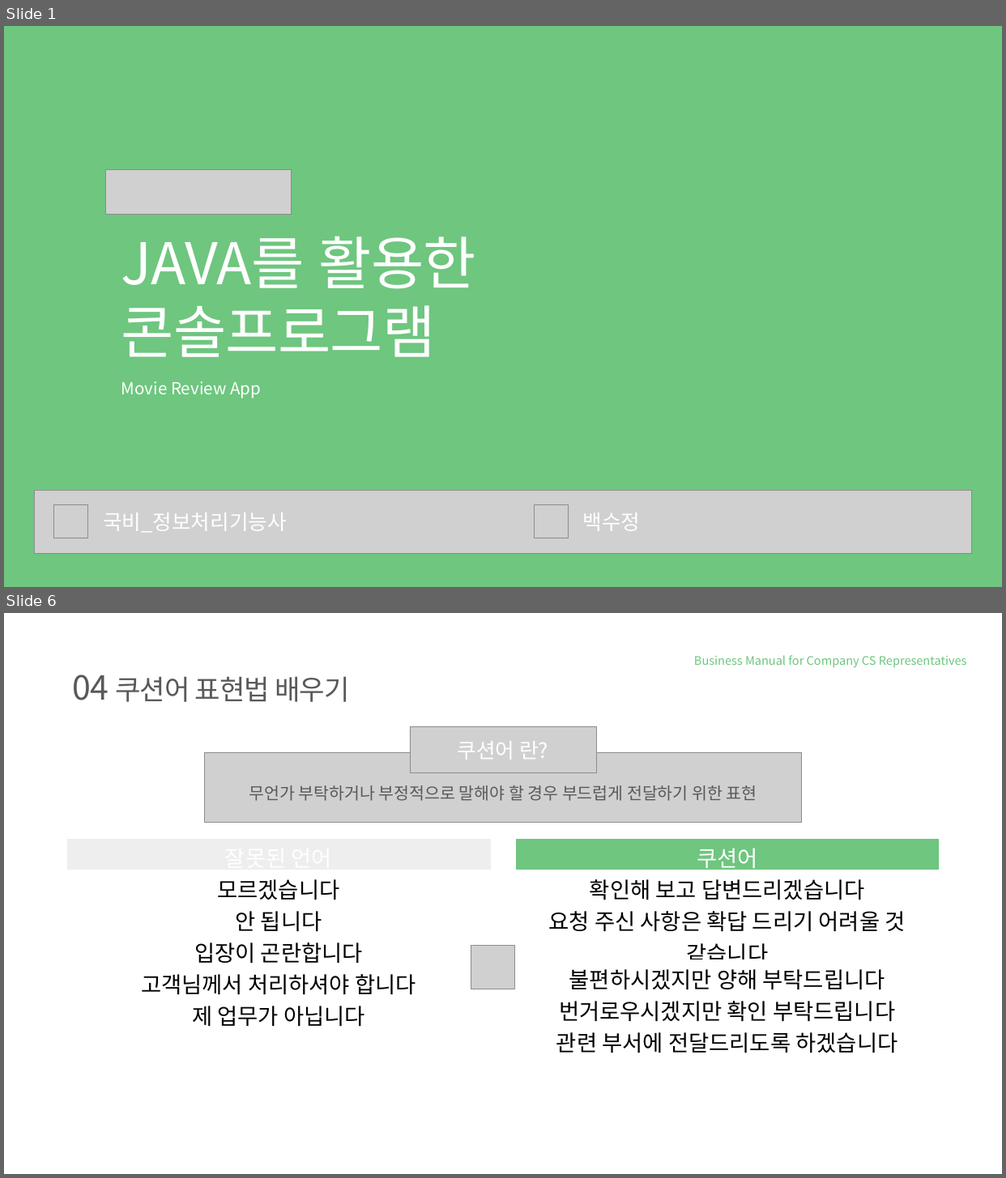
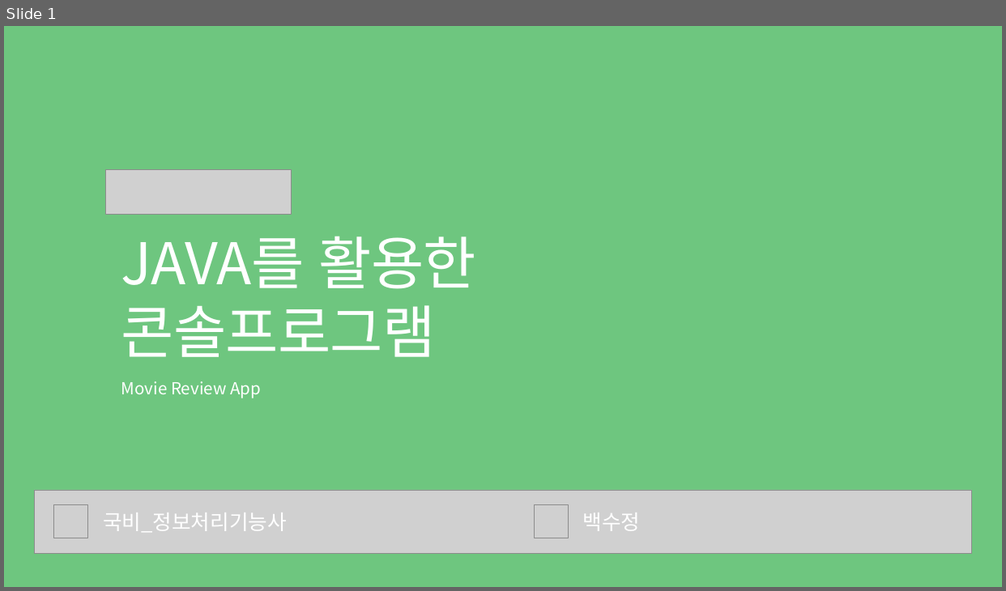
Before and after one commit to tnwjd121/MovieApp, a slide deck: ppt/국비(정보처리기능사)_백수정.pptx. Shown one above the other, each under a label of ours: slides 1 and 6 before the commit, slide 1 after it; the slides between them are not shown. The pictures are 1006x1178 and 1006x591 pixels, drawn with LibreOffice and Linux fonts; fonts in the diff are those of the drawing; grey boxes stand for pictures; background and template pictures are left out. Boxes give left, top, right and bottom in pixels: in the first picture for what was removed or moved away, otherwise in the second. Text is boxed around its words. In the diff, an @@ line names an element or a change of style, - is before the commit and + after.

```diff
--- a/ppt/국비(정보처리기능사)_백수정.pptx
+++ b/ppt/국비(정보처리기능사)_백수정.pptx
@@ slide 6 removed at [4, 613, 1002, 1174], background #FFFFFF @@
@@ text removed at [694, 655, 967, 668] @@
-Business Manual for Company CS Representatives
@@ text removed at [72, 675, 350, 702] @@
-04 쿠션어 표현법 배우기
@@ picture removed at [410, 726, 596, 773] @@
@@ picture removed at [205, 753, 802, 822] @@
@@ text removed at [458, 741, 548, 760] @@
-쿠션어 란?
@@ text removed at [249, 786, 757, 801] @@
-무언가 부탁하거나 부정적으로 말해야 할 경우 부드럽게 전달하기 위한 표현
@@ table removed at [66, 838, 491, 1030], 6 rows, 1 columns @@
-잘못된 언어
-모르겠습니다
-안 됩니다
-입장이 곤란합니다
-고객님께서 처리하셔야 합니다
-제 업무가 아닙니다
@@ table removed at [515, 838, 939, 1057], 6 rows, 1 columns @@
-쿠션어
-확인해 보고 답변드리겠습니다
-요청 주신 사항은 확답 드리기 어려울 것 같습니다
-불편하시겠지만 양해 부탁드립니다
-번거로우시겠지만 확인 부탁드립니다
-관련 부서에 전달드리도록 하겠습니다
@@ picture removed at [471, 945, 514, 989] @@
@@ text removed at [4, 1117, 239, 1148] @@
-miricompany
```
Also in this commit, not shown: 4 slides changed, 5 slides added, 3 other files.
